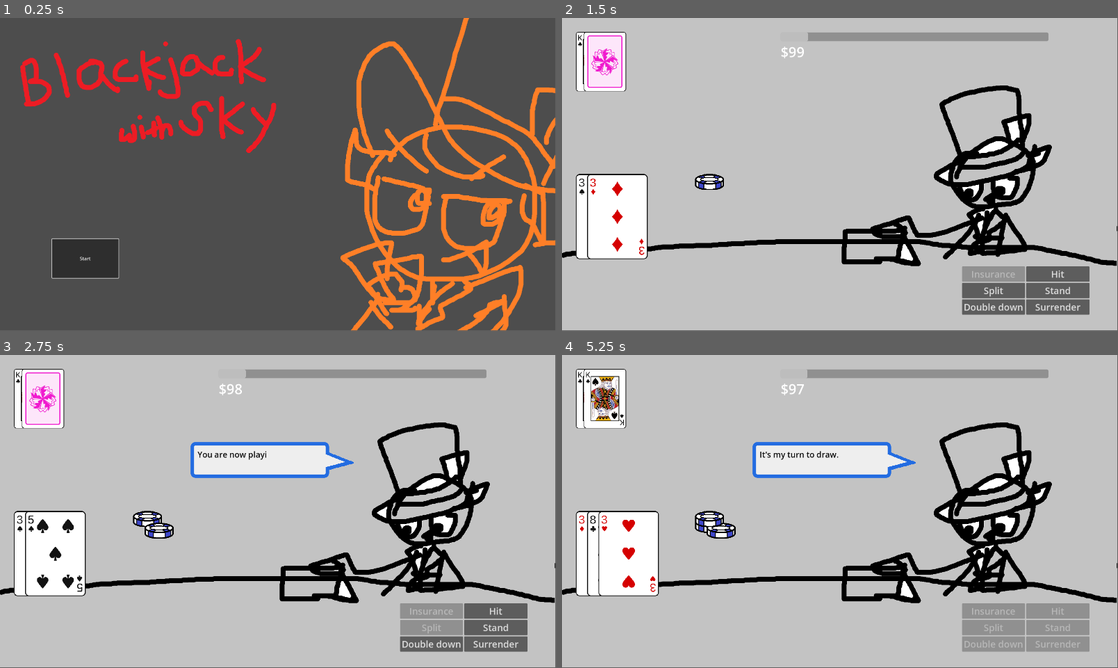
Above: before the commit, frames 1-4 (two rows, left to right).
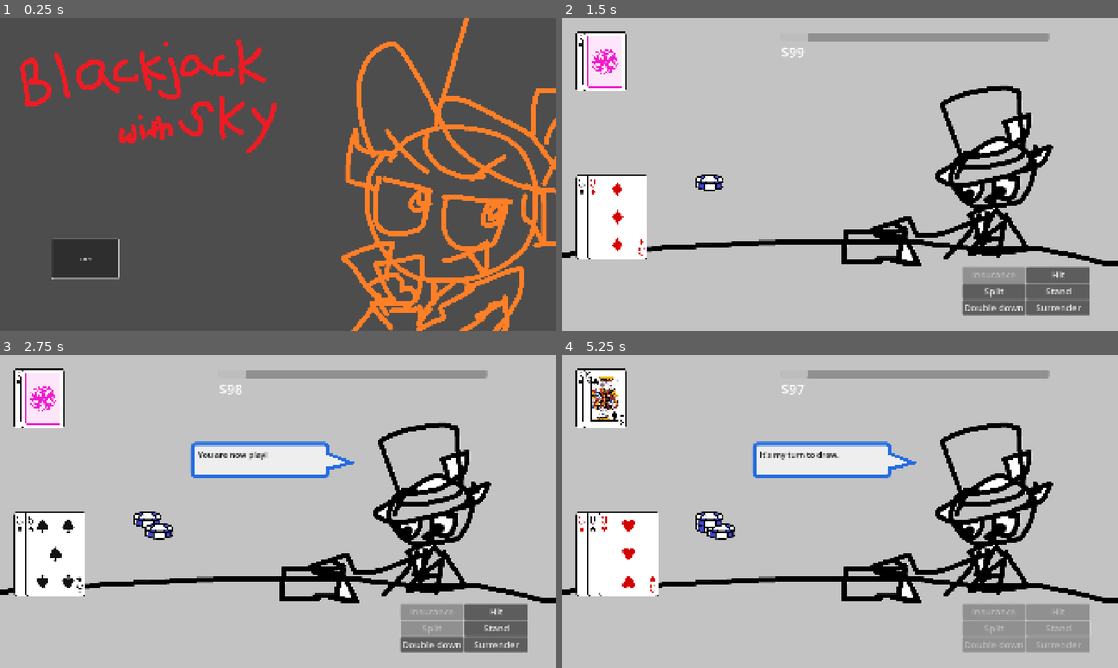
Above: after the commit, the same moments.

Repository: Tofutush/blackjack-with-sky
Game: Godot game, scene res://scenes/Start/Start.tscn
Two runs of this game, one before a commit and one after it. Both use one fixed random seed, a clock stepped at 60 frames per second and the inputs below.
Inputs:
- Up to frame 1 (0.25 s): no input
- Up to frame 2 (1.5 s): click "Start" at 0.5 s; click "Start!" at 1.25 s
- Up to frame 3 (2.75 s): click "Split" at 2 s
- Up to frame 4 (5.25 s): click "Double down" at 2.75 s; click "Hit" at 3.5 s; click "Stand" at 4.25 s; hold Space (advance_dialog) from 5.03 s (still down)
The window is 799x449 before the commit and 800x450 after it. Grey fills any space a smaller window leaves; there, only what the larger window draws over its background counts as a difference.

The runs differ from the first frame. In frame 1, 4.0% of the frame differs, in the area x 3-100%, y 0-100%; in frame 2, 3.7%; in frame 3, 4.4%; in frame 4, 4.5%, in the area x 0-100%, y 4-96%.

Commit message:
fix weird ui scaling

Diff:
--- a/project.godot
+++ b/project.godot
@@ -24,6 +24,7 @@
 
 window/size/viewport_width=1920
 window/size/viewport_height=1080
+window/stretch/mode="canvas_items"
 
 [input]
 
--- a/scenes/Main/Main.tscn
+++ b/scenes/Main/Main.tscn
@@ -22,8 +22,8 @@
 
 [node name="BG" type="TextureRect" parent="."]
 layout_mode = 0
-offset_right = 8.0
-offset_bottom = 8.0
+offset_right = 1920.0
+offset_bottom = 1080.0
 texture = ExtResource("3_exyxu")
 
 [node name="Bet" parent="." instance=ExtResource("3_brr1f")]
